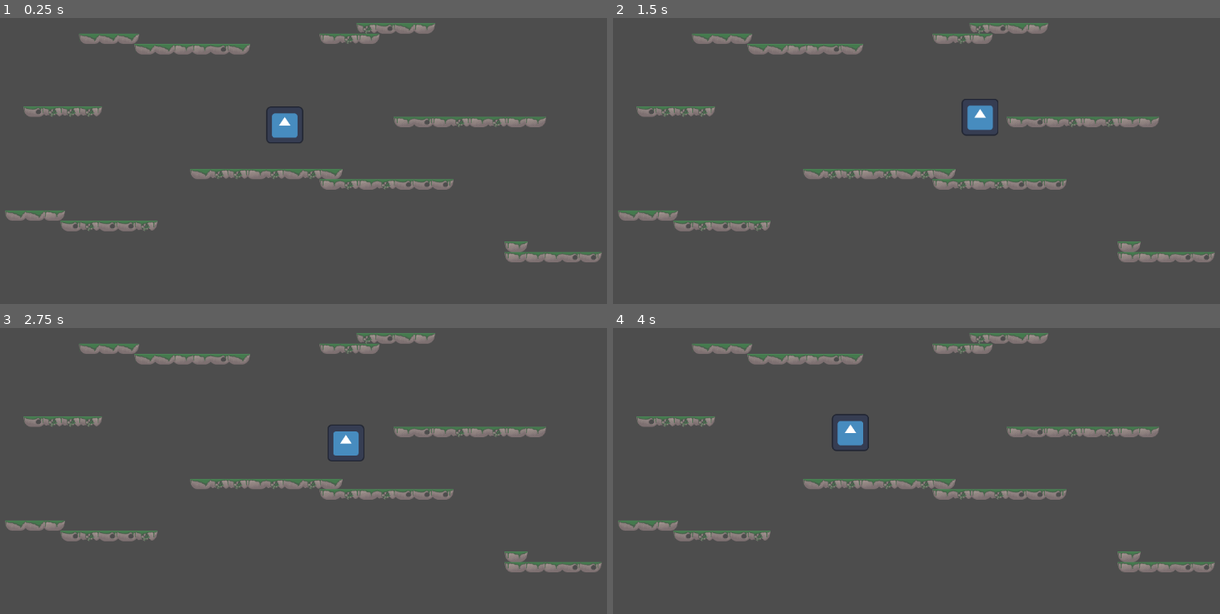
Above: before the commit, frames 1-4 (two rows, left to right).
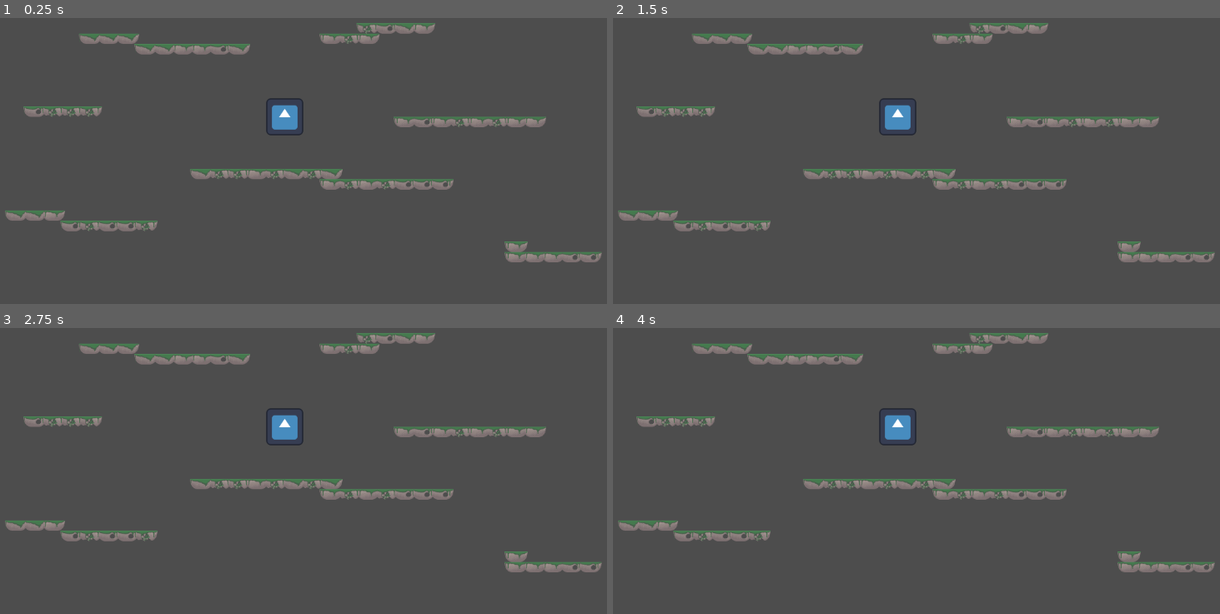
Above: after the commit, the same moments.

Repository: MisuseofMana/joust2-the-joustening
Game: Godot game, scene res://Scene/level_default.tscn
Same seed, same stepped clock (60 frames per second), same inputs: the game is played once before the commit and once after it. This scene is started directly instead of the project's main scene. The engine's default icon, where the game draws it, is replaced by a stand-in: a white triangle on a blue panel in a dark square.
Inputs:
- Up to frame 1 (0.25 s): no input
- Up to frame 2 (1.5 s): tap Enter (ui_accept) at 0.5, 0.77 s; hold Right (ui_right) from 0.53 s (still down)
- Up to frame 3 (2.75 s): tap Enter (ui_accept) at 1.52 s; release Right (ui_right) at 2.03 s; hold Left (ui_left) from 2.03 s (still down)
- Up to frame 4 (4 s): keep holding Left (ui_left); tap Enter (ui_accept) at 3.02, 3.77 s

The runs differ from the first frame. In frame 1, 0.4% of the frame differs, in the area x 43-50%, y 27-44%; in frame 2, 1.0%; in frame 3, 0.9%; in frame 4, 1.0%, in the area x 35-50%, y 27-44%.

Commit message:
add multiplayer authority

Diff:
--- a/actors/player.gd
+++ b/actors/player.gd
@@ -4,11 +4,15 @@
 const SPEED = 300.0
 const JUMP_VELOCITY = -400.0
 
+func _enter_tree():
+	set_multiplayer_authority(str(name).to_int())
 
 func _ready() -> void:
-	get_tree()
+	if not is_multiplayer_authority(): return
 
 func _physics_process(delta: float) -> void:
+	if not is_multiplayer_authority(): return
+
 	# Add the gravity.
 	if not is_on_floor():
 		velocity += get_gravity() * delta
--- a/world.gd
+++ b/world.gd
@@ -9,7 +9,7 @@
 var enet_peer = ENetMultiplayerPeer.new()
 
 func _ready():
-	pass # Replace with function body.
+	pass
 
 func _process(delta):
 	pass
